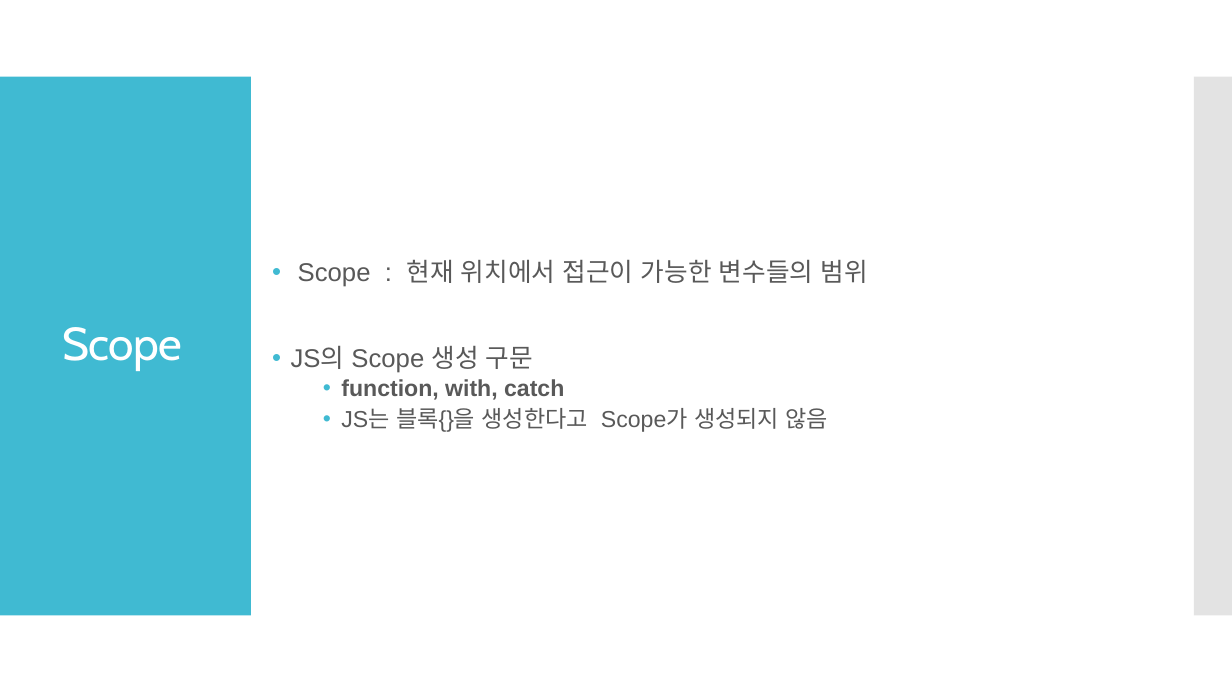
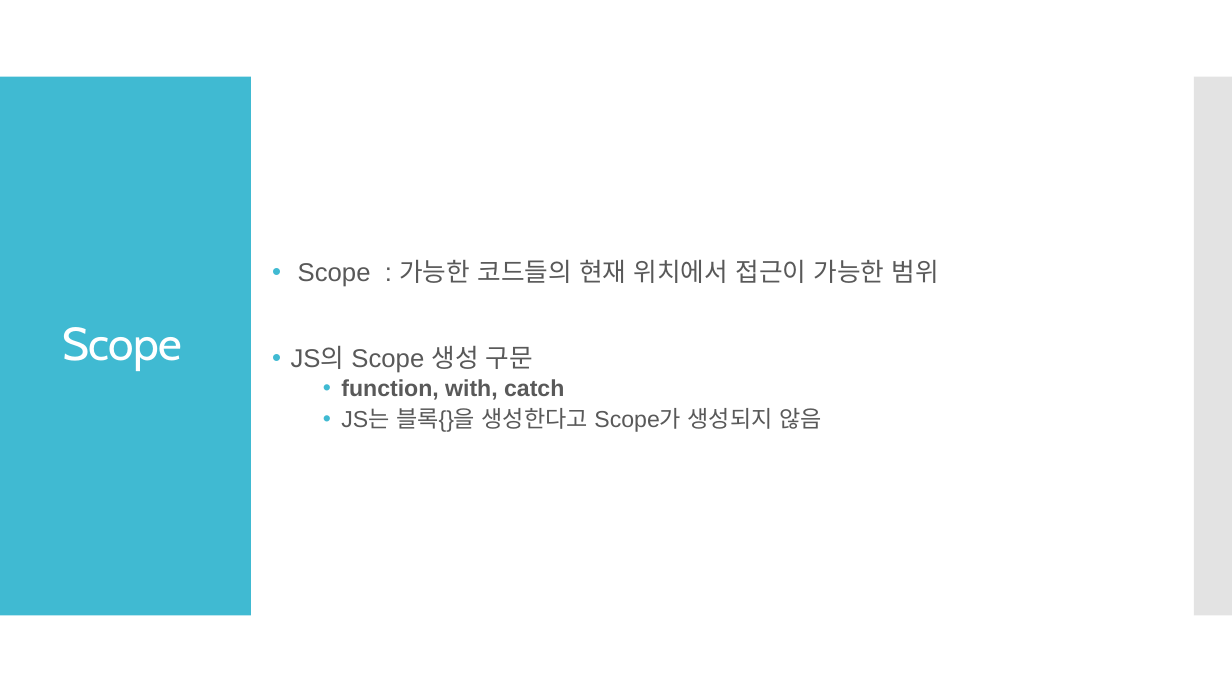
Before and after one commit to Laon63/Study_Javascript, a slide deck: slide 2 of JS 스코프와 클로저.pptx. Drawn at 1232x693 pixels with LibreOffice and Linux fonts; fonts in the diff are those of the drawing. Boxes give left, top, right and bottom in pixels: in the first picture for what was removed or moved away, otherwise in the second. Text is boxed around its words. In the diff, an @@ line names an element or a change of style, - is before the commit and + after.

```diff
--- a/JS 스코프와 클로저.pptx
+++ b/JS 스코프와 클로저.pptx
@@ text at (x1=298, y1=260, x2=939, y2=287): text changed @@
-• Scope : 현재 위치에서 접근이 가능한 변수들의 범위
+• Scope : 가능한 코드들의 현재 위치에서 접근이 가능한 범위
```
Also in this commit, not shown: 4 other slides changed, 8 slides added, 1 slide removed.
